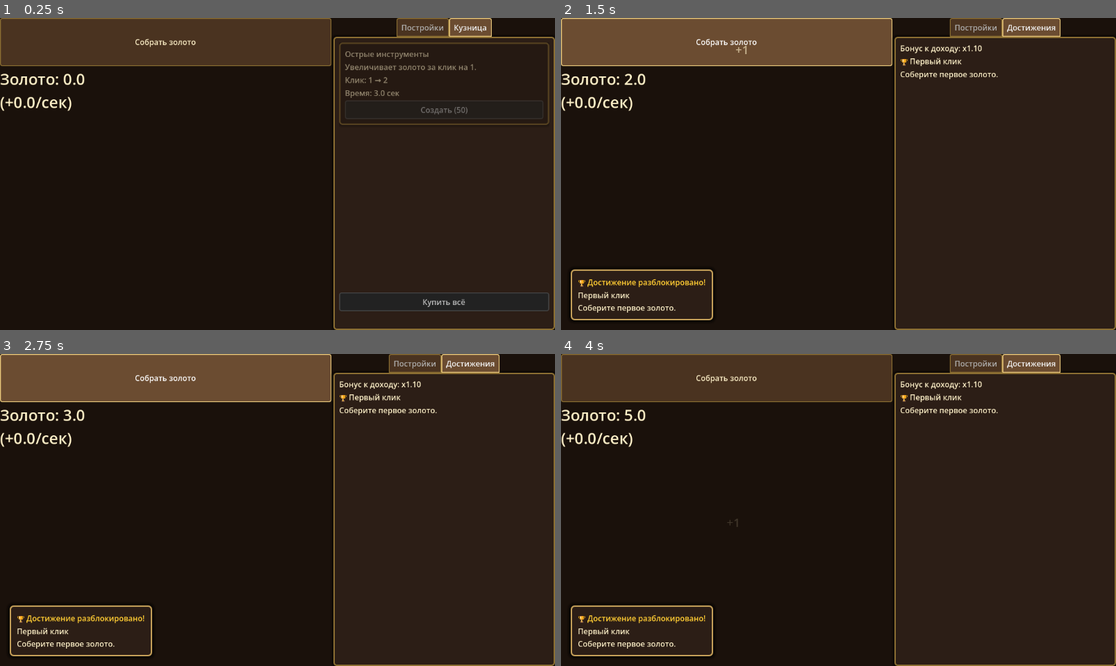
Above: before the commit, frames 1-4 (two rows, left to right).
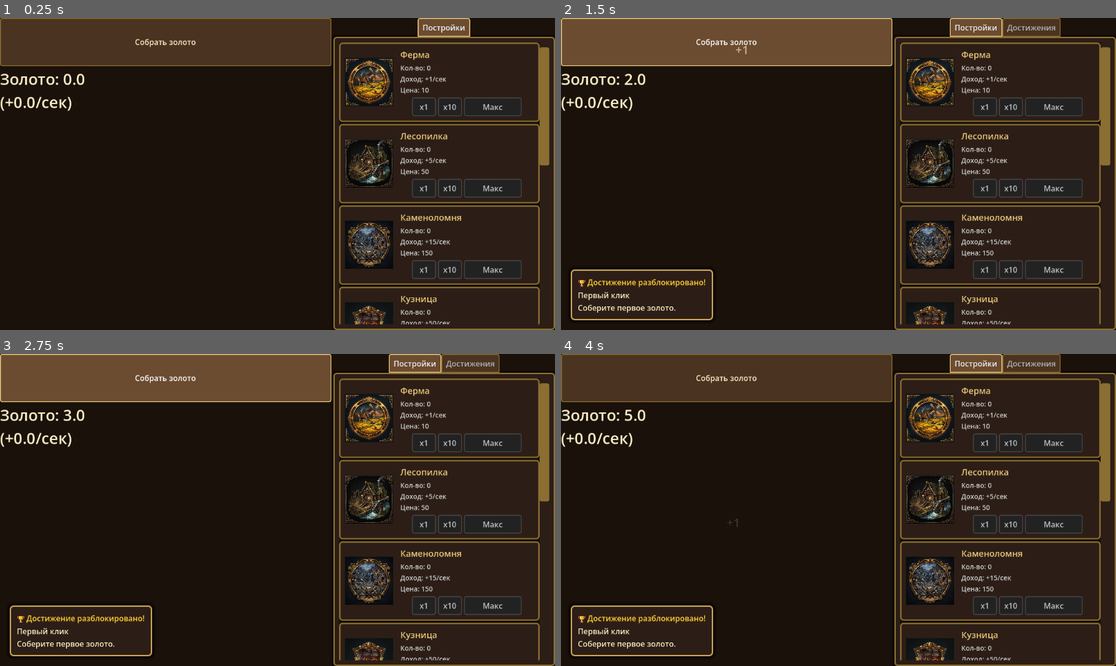
Above: after the commit, the same moments.

Repository: VPodolski/KinkdomClicker
Game: Godot game, scene res://main.tscn
Two runs of this game, one before a commit and one after it. Both use one fixed random seed, a clock stepped at 60 frames per second and the inputs below.
Inputs (mouse positions are in pixels of both pictures, inside the frame that each line leads up to):
- Up to frame 1 (0.25 s): no input
- Up to frame 2 (1.5 s): click "Собрать золото" at 0.5 s; click "Собрать золото" at 1.25 s
- Up to frame 3 (2.75 s): click "Собрать золото" at 2 s
- Up to frame 4 (4 s): tap Enter at 2.75 s; move the mouse to (960, 494) at 2.77 s; tap Space at 3.5 s; move the mouse to (727, 525) at 3.52 s

The runs differ from the first frame. In frame 1, 9.1% of the frame differs, in the area x 61-99%, y 0-99%; in frame 2, 9.7%; in frame 3, 9.7%; in frame 4, 9.7%.

Commit message:
Pictures for buildings have been added

Diff:
--- a/BuildingData.gd
+++ b/BuildingData.gd
@@ -1,5 +1,6 @@
 class_name BuildingData
 
+var id: String
 var name: String
 var base_cost: float
 var cost: float
@@ -15,7 +16,8 @@
 var synergy_bonus: float = 0.0
 
 
-func _init(_name: String, _base_cost: float, _income: float):
+func _init(_id: String, _name: String, _base_cost: float, _income: float):
+	id = _id
 	name = _name
 	base_cost = _base_cost
 	cost = _base_cost
--- a/Scripts/BuildingManager.gd
+++ b/Scripts/BuildingManager.gd
@@ -3,14 +3,14 @@
 var buildings = []
 
 func _init():
-	buildings.append(BuildingData.new("Ферма", 10, 1))
-	buildings.append(BuildingData.new("Лесопилка", 50, 5))
-	buildings.append(BuildingData.new("Каменоломня", 150, 15))
-	buildings.append(BuildingData.new("Кузница", 10, 50))
-	buildings.append(BuildingData.new("Рынок", 1500, 150))
-	buildings.append(BuildingData.new("Гильдия", 5000, 500))
-	buildings.append(BuildingData.new("Банк", 20000, 2000))
-	buildings.append(BuildingData.new("Замок", 100000, 10000))
+	buildings.append(BuildingData.new("farm", "Ферма", 10, 1))
+	buildings.append(BuildingData.new("sawmill", "Лесопилка", 50, 5))
+	buildings.append(BuildingData.new("quarry", "Каменоломня", 150, 15))
+	buildings.append(BuildingData.new("forge", "Кузница", 10, 50))
+	buildings.append(BuildingData.new("market", "Рынок", 1500, 150))
+	buildings.append(BuildingData.new("guild", "Гильдия", 5000, 500))
+	buildings.append(BuildingData.new("bank", "Банк", 20000, 2000))
+	buildings.append(BuildingData.new("castle", "Замок", 100000, 10000))
 
 func get_building_by_name(name):
 	for b in buildings:
--- a/UI/BuildingItem.gd
+++ b/UI/BuildingItem.gd
@@ -3,11 +3,12 @@
 var building
 var index
 
+@onready var icon_rect = $HBoxContainer/IconRect
 @onready var name_label = $HBoxContainer/TextVBox/NameLabel
 @onready var info_label = $HBoxContainer/TextVBox/InfoLabel
-@onready var buy1_button = $HBoxContainer/ActionHBox/Buy1Button
-@onready var buy10_button = $HBoxContainer/ActionHBox/Buy10Button
-@onready var buymax_button = $HBoxContainer/ActionHBox/BuyMaxButton
+@onready var buy1_button = $HBoxContainer/TextVBox/ActionHBox/Buy1Button
+@onready var buy10_button = $HBoxContainer/TextVBox/ActionHBox/Buy10Button
+@onready var buymax_button = $HBoxContainer/TextVBox/ActionHBox/BuyMaxButton
 
 var current_gold_cache: float = 0.0
 
@@ -21,6 +22,11 @@
 func setup(_building, _index):
 	building = _building
 	index = _index
+
+	if building != null:
+		var tex = load("res://assets/buildings/%s.jpg" % building.id)
+		if tex:
+			icon_rect.texture = tex
 
 	update_ui(0)
 
--- a/UI/BuildingItem.tscn
+++ b/UI/BuildingItem.tscn
@@ -15,11 +15,12 @@
 layout_mode = 2
 theme_override_constants/separation = 15
 
-[node name="IconPlaceholder" type="ColorRect" parent="HBoxContainer"]
-custom_minimum_size = Vector2(64, 64)
+[node name="IconRect" type="TextureRect" parent="HBoxContainer"]
+custom_minimum_size = Vector2(100, 100)
 layout_mode = 2
 size_flags_vertical = 4
-color = Color(0.12549, 0.0823529, 0.0588235, 1)
+expand_mode = 1
+stretch_mode = 5
 
 [node name="TextVBox" type="VBoxContainer" parent="HBoxContainer"]
 layout_mode = 2
@@ -32,6 +33,7 @@
 theme_override_colors/font_color = Color(0.909804, 0.780392, 0.482353, 1)
 theme_override_font_sizes/font_size = 18
 text = "Название здания"
+autowrap_mode = 3
 
 [node name="InfoLabel" type="Label" parent="HBoxContainer/TextVBox"]
 layout_mode = 2
@@ -41,21 +43,22 @@
 text = "Описание здания..."
 autowrap_mode = 3
 
-[node name="ActionHBox" type="HBoxContainer" parent="HBoxContainer"]
+[node name="ActionHBox" type="HBoxContainer" parent="HBoxContainer/TextVBox"]
 layout_mode = 2
 alignment = 1
 
-[node name="Buy1Button" type="Button" parent="HBoxContainer/ActionHBox"]
+[node name="Buy1Button" type="Button" parent="HBoxContainer/TextVBox/ActionHBox"]
 custom_minimum_size = Vector2(50, 0)
 layout_mode = 2
 text = "x1"
 
-[node name="Buy10Button" type="Button" parent="HBoxContainer/ActionHBox"]
+[node name="Buy10Button" type="Button" parent="HBoxContainer/TextVBox/ActionHBox"]
 custom_minimum_size = Vector2(50, 0)
 layout_mode = 2
 text = "x10"
 
-[node name="BuyMaxButton" type="Button" parent="HBoxContainer/ActionHBox"]
-custom_minimum_size = Vector2(80, 0)
+[node name="BuyMaxButton" type="Button" parent="HBoxContainer/TextVBox/ActionHBox" unique_id=99991234]
+custom_minimum_size = Vector2(120, 0)
 layout_mode = 2
 text = "Макс"
+text_overrun_behavior = 3
--- a/UI/MainUI.gd
+++ b/UI/MainUI.gd
@@ -47,6 +47,7 @@
 	create_upgrades_ui()
 	update_achievements_ui()
 	update_prestige_ui()
+	right_panel.current_tab = 0
 
 	notifications_container = VBoxContainer.new()
 	notifications_container.set_anchors_preset(Control.PRESET_BOTTOM_LEFT)
@@ -329,7 +330,9 @@
 
 	var forge_tab = $HBoxContainer/RightPanel/ForgeTab
 	if forge_tab:
-		right_panel.set_tab_hidden(forge_tab.get_index(), visible_upgrades == 0)
+		var forge = game.buildings.get_building_by_name("Кузница")
+		var has_forge = forge != null and forge.count > 0
+		right_panel.set_tab_hidden(forge_tab.get_index(), not has_forge or visible_upgrades == 0)
 
 	var building_tab = $HBoxContainer/RightPanel/BuildingTab
 	if building_tab:
@@ -530,6 +533,10 @@
 	scroll.corner_radius_top_right = 4
 	scroll.corner_radius_bottom_left = 4
 	scroll.corner_radius_bottom_right = 4
+	scroll.content_margin_left = 10
+	scroll.content_margin_right = 10
+	scroll.content_margin_top = 10
+	scroll.content_margin_bottom = 10
 	th.set_stylebox("scroll", "VScrollBar", scroll)
 	th.set_stylebox("scroll", "HScrollBar", scroll)
 
--- a/UI/UpgradeItem.tscn
+++ b/UI/UpgradeItem.tscn
@@ -13,12 +13,15 @@
 
 [node name="NameLabel" type="Label" parent="MainVBox/VBoxContainer" unique_id=81604852]
 layout_mode = 2
+autowrap_mode = 3
 
 [node name="InfoLabel" type="Label" parent="MainVBox/VBoxContainer" unique_id=844861484]
 layout_mode = 2
+autowrap_mode = 3
 
 [node name="PreviewLabel" type="Label" parent="MainVBox/VBoxContainer" unique_id=1661154566]
 layout_mode = 2
+autowrap_mode = 3
 
 [node name="TimeLabel" type="Label" parent="MainVBox/VBoxContainer" unique_id=1025507662]
 layout_mode = 2
--- a/main.tscn
+++ b/main.tscn
@@ -67,7 +67,7 @@
 size_flags_horizontal = 3
 size_flags_stretch_ratio = 2.0
 tab_alignment = 1
-current_tab = 2
+current_tab = 0
 
 [node name="BuildingTab" type="VBoxContainer" parent="HBoxContainer/RightPanel" unique_id=1750776209]
 visible = false
Binary file added: assets/buildings/bank.jpg
Not shown, added: assets/buildings/bank.jpg.import
Binary file added: assets/buildings/castle.jpg
Not shown, added: assets/buildings/castle.jpg.import
Binary file added: assets/buildings/farm.jpg
Not shown, added: assets/buildings/farm.jpg.import
Binary file added: assets/buildings/forge.jpg
Not shown, added: assets/buildings/forge.jpg.import
Binary file added: assets/buildings/guild.jpg
Not shown, added: assets/buildings/guild.jpg.import
Binary file added: assets/buildings/market.jpg
Not shown, added: assets/buildings/market.jpg.import
(and 4 more such lines)
